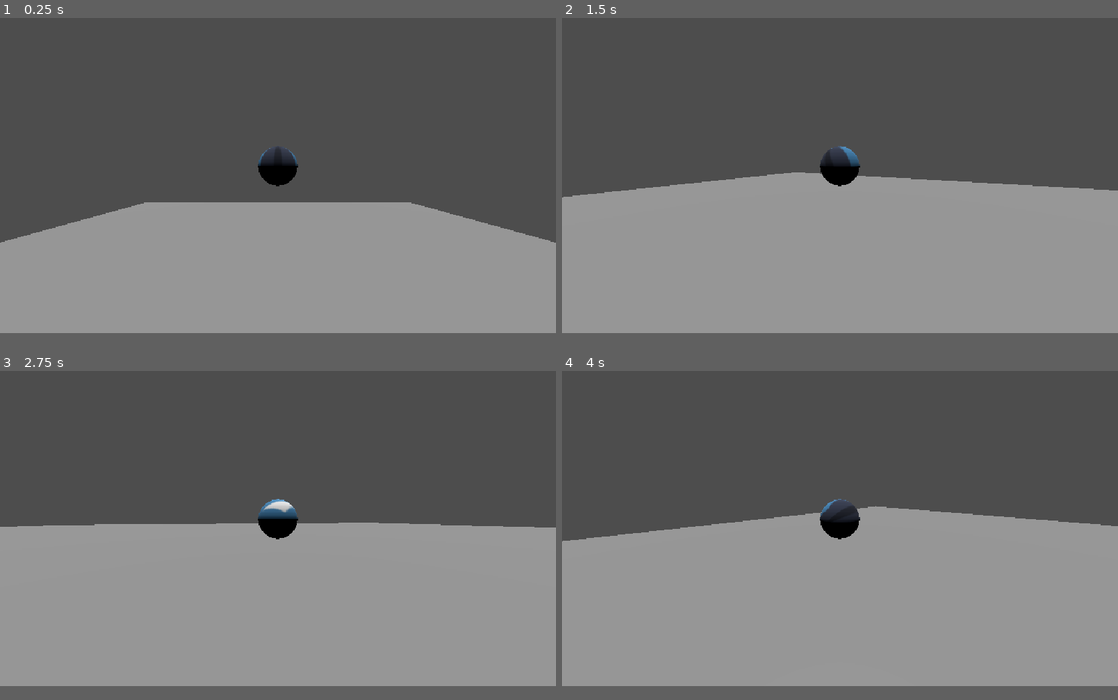
Above: before the commit, frames 1-4 (two rows, left to right).
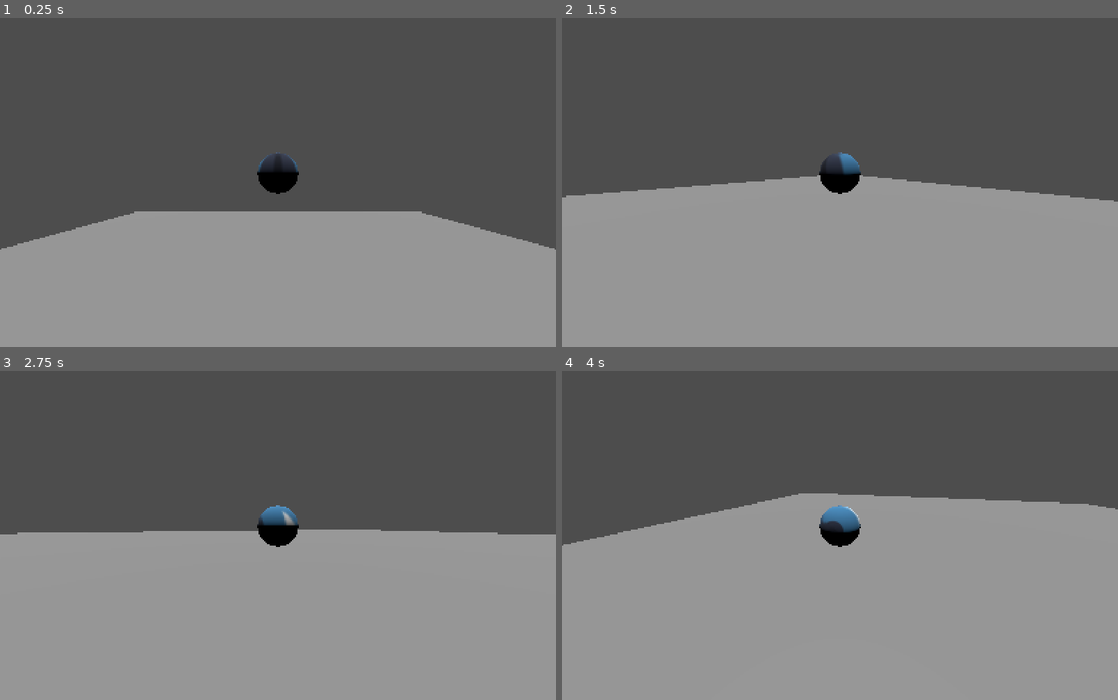
Above: after the commit, the same moments.

Repository: Jujulien45/Waffle_studio
Game: Godot game, scene res://dev.tscn
Same seed, same stepped clock (60 frames per second), same inputs: the game is played once before the commit and once after it. The engine's default icon, where the game draws it, is replaced by a stand-in: a white triangle on a blue panel in a dark square.
Inputs (mouse positions are in pixels of both pictures, inside the frame that each line leads up to):
- Up to frame 1 (0.25 s): no input
- Up to frame 2 (1.5 s): tap Enter (ui_accept) at 0.5, 0.77, 1.25 s; move the mouse to (867, 166) at 0.52 s; hold Up (ui_up) from 0.53 s (still down); tap P at 0.6, 1.35 s; move the mouse to (812, 166) at 1.27 s
- Up to frame 3 (2.75 s): keep holding Up (ui_up); tap Enter (ui_accept) at 1.52 s; move the mouse to (289, 512) at 2.02 s; tap P at 2.1 s
- Up to frame 4 (4 s): keep holding Up (ui_up); tap Enter (ui_accept) at 2.75, 3.02, 3.77 s; move the mouse to (834, 525) at 2.77 s; tap P at 2.85, 3.6 s; move the mouse to (878, 522) at 3.52 s
In our replay, the window is 800x480 before the commit and 800x500 after it. These sizes can differ from the game's own. Grey fills any space a smaller window leaves; there, only what the larger window draws over its background counts as a difference.

The runs differ from the first frame. In frame 1, 2.9% of the frame differs, in the area x 0-100%, y 39-71%; in frame 2, 1.8%; in frame 3, 2.7%; in frame 4, 4.6%, in the area x 0-100%, y 37-54%.

Commit message:
bug fix for cam

Diff:
--- a/character_body_3d.gd
+++ b/character_body_3d.gd
@@ -42,7 +42,11 @@
 		# Get the input direction and handle the movement/deceleration.
 		# As good practice, you should replace UI actions with custom gameplay actions.
 		var input_dir := Input.get_vector("ui_left", "ui_right", "ui_up", "ui_down")
-		var direction : Vector3 = (camera.transform.basis * Vector3(input_dir.x, 0, input_dir.y)).normalized() #Vector3(input_dir.x * cam_transform_x , 0,  input_dir.y * cam_transform_z).normalized()
+		var cam_basis = camera.transform.basis
+		cam_basis.x.y = 0
+		cam_basis.z.y = 0
+		var direction : Vector3 = (cam_basis * Vector3(input_dir.x, 0, input_dir.y)).normalized() #Vector3(input_dir.x * cam_transform_x , 0,  input_dir.y * cam_transform_z).normalized()
+		print(direction)
 		if direction:
 			velocity.x += direction.x * ACELERATION * delta
 			velocity.z += direction.z * ACELERATION * delta
@@ -67,7 +71,7 @@
 		rotx -= move.x * sensitivity
 		roty -= move.y * sensitivity
 
-		roty = max(min(0, roty), -PI/2)
+		roty = max(min(0, roty), -deg_to_rad(89))
 
 	if event is InputEventKey:
 		if event.pressed and event.keycode == KEY_ESCAPE:
--- a/dev.tscn
+++ b/dev.tscn
@@ -42,3 +42,12 @@
 [node name="Camera3D" type="Camera3D" parent="CharacterBody3D"]
 transform = Transform3D(1, 0, 0, 0, 1, 0, 0, 0, 1, 0, 0.44526482, 1.1388335)
 fov = 93.84055
+
+[node name="StaticBody3D2" type="StaticBody3D" parent="."]
+transform = Transform3D(52.721878, 0.70710677, 0, -52.721878, 0.70710677, 0, 0, 0, 29.68, 42.25557, -26.283245, 0)
+
+[node name="CollisionShape3D" type="CollisionShape3D" parent="StaticBody3D2"]
+shape = SubResource("BoxShape3D_fkxo1")
+
+[node name="MeshInstance3D" type="MeshInstance3D" parent="StaticBody3D2"]
+mesh = SubResource("BoxMesh_daqws")
--- a/project.godot
+++ b/project.godot
@@ -17,8 +17,8 @@
 
 [display]
 
-window/size/viewport_width=1000
-window/size/viewport_height=600
+window/size/viewport_width=1680
+window/size/viewport_height=1050
 window/stretch/mode="canvas_items"
 window/stretch/aspect="expand"
 
